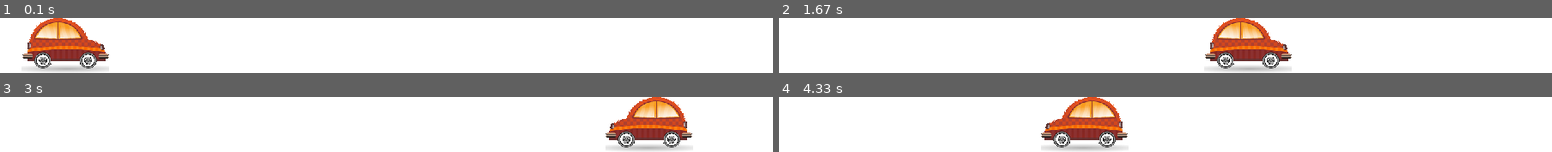
Above: before the commit, frames 1-4 (two rows, left to right).
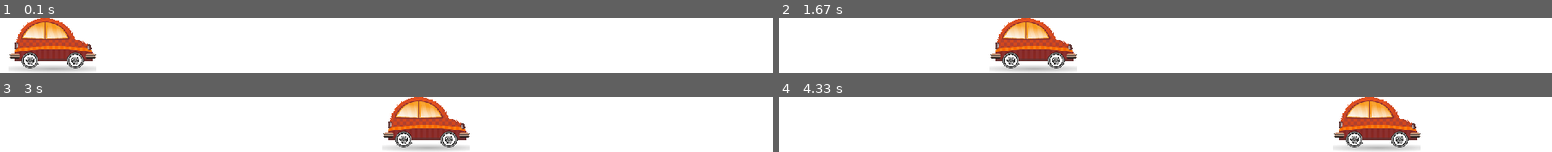
Above: after the commit, the same moments.

Repository: alexander-karpachev/YL
Game: pygame game, started from Pygame/PyGame05-03/main-05-03.py
The game is run twice, just before and just after one commit, with the same random seed, the same clock (stepped at 60 frames per second) and the same inputs.
Inputs:
- Up to frame 1 (0.1 s): no input
- Up to frame 2 (1.67 s): no input
- Up to frame 3 (3 s): no input
- Up to frame 4 (4.33 s): no input

The runs differ from the first frame. In frame 1, 6.1% of the frame differs, in the area x 1-15%, y 0-97%; in frame 2, 14%, in the area x 27-67%, y 0-99%; in frame 3, 14%; in frame 4, 14%.

Commit message:
Рефакторинг кода для корректного использования спрайтов

Diff:
--- a/Pygame/PyGame05-03/main-05-03.py
+++ b/Pygame/PyGame05-03/main-05-03.py
@@ -3,41 +3,38 @@
 
 
 WINDOW_SIZE = WINDOW_WIDTH, WINDOW_HEIGHT = 900, 65
-FPS = 60
+FPS = 30
 DIR_DATA = 'data'
-CREATURE_FILE = 'car2.png'
+CAR_FILE = 'car2.png'
 
 
 class Car(pygame.sprite.Sprite):
-    def __init__(self, name):
-        super().__init__()
-        self.x = self.y = 0
-        self.image = load_image(name)
-        _, _, self.w, self.h = self.image.get_rect()
+    def __init__(self, group):
+        super().__init__(group)
+        self.image = load_image(CAR_FILE)
+        self.rect = self.image.get_rect()
         self.scale()
         self.images = list()
         self.images.append(self.image)
         self.images.append(pygame.transform.flip(self.image, True, False))
-        self.dx = self.dy = 10
         self.speed = 5
-        self.scale()
 
     def scale(self):
-        scale = float(WINDOW_HEIGHT) / float(self.h)
-        self.w, self.h = int(self.w*scale), int(self.h*scale)
-        self.image = pygame.transform.scale(self.image, (self.w, self.h))
+        _, _, w, h = self.rect
+        scale = float(WINDOW_HEIGHT) / float(h)
+        w, h = int(w * scale), int(h * scale)
+        self.image = pygame.transform.scale(self.image, (w, h))
+        self.rect = self.image.get_rect()
 
-    def render(self, p_screen):
-        p_screen.blit(self.image, (self.x, self.y))
-
-    def move(self, keys):
-        if self.x <= 0 and self.speed < 0:
+    def move(self):
+        x, _, w, _ = self.rect
+        if x <= 0 and self.speed < 0:
             self.speed = abs(self.speed)
             self.image = self.images[0]
-        if self.x >= WINDOW_WIDTH - self.w and self.speed > 0:
+        if x >= WINDOW_WIDTH - w and self.speed > 0:
             self.speed = -abs(self.speed)
             self.image = self.images[1]
-        self.x += self.speed
+        self.rect.x += self.speed
 
 
 def load_image(name, colorkey=0):
@@ -63,7 +60,8 @@
     screen = pygame.display.set_mode(WINDOW_SIZE)
     bg = pygame.Color('white')
 
-    hero = Car(CREATURE_FILE)
+    all_sprites = pygame.sprite.Group()
+    hero = Car(all_sprites)
 
     running = True
     while running:
@@ -75,8 +73,9 @@
                 break
         screen.fill(bg)
 
-        hero.move(pygame.key.get_pressed())
-        hero.render(screen)
+        hero.move()
+
+        all_sprites.draw(screen)
 
         clock.tick(FPS)
         pygame.display.flip()
